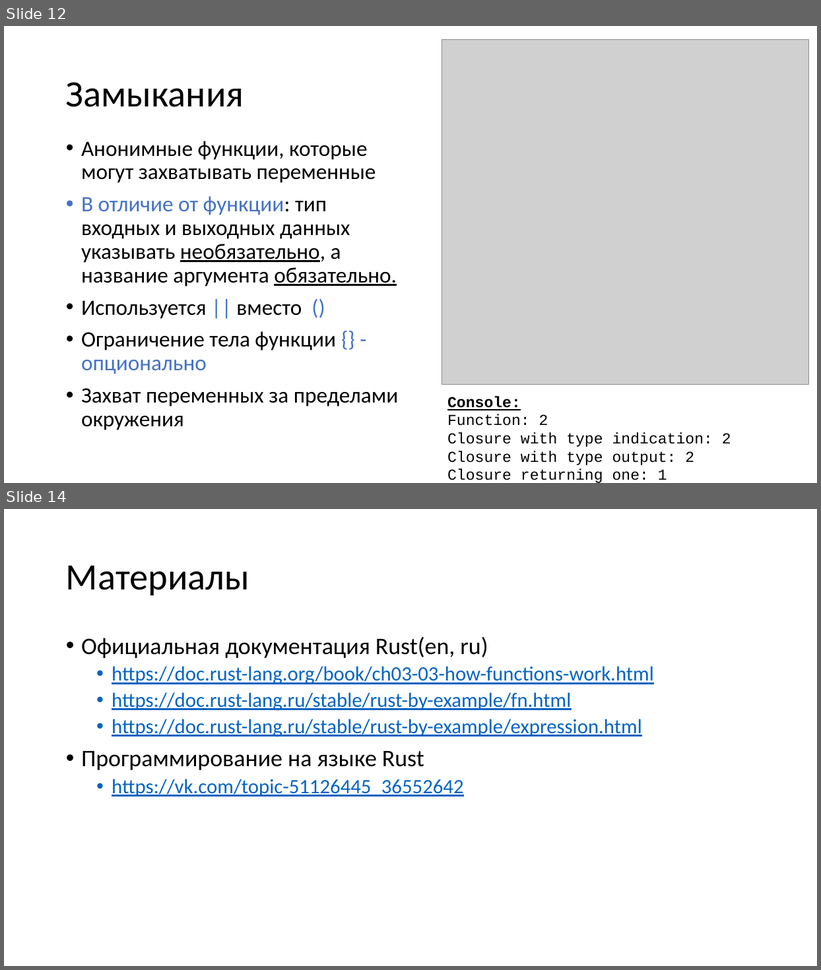
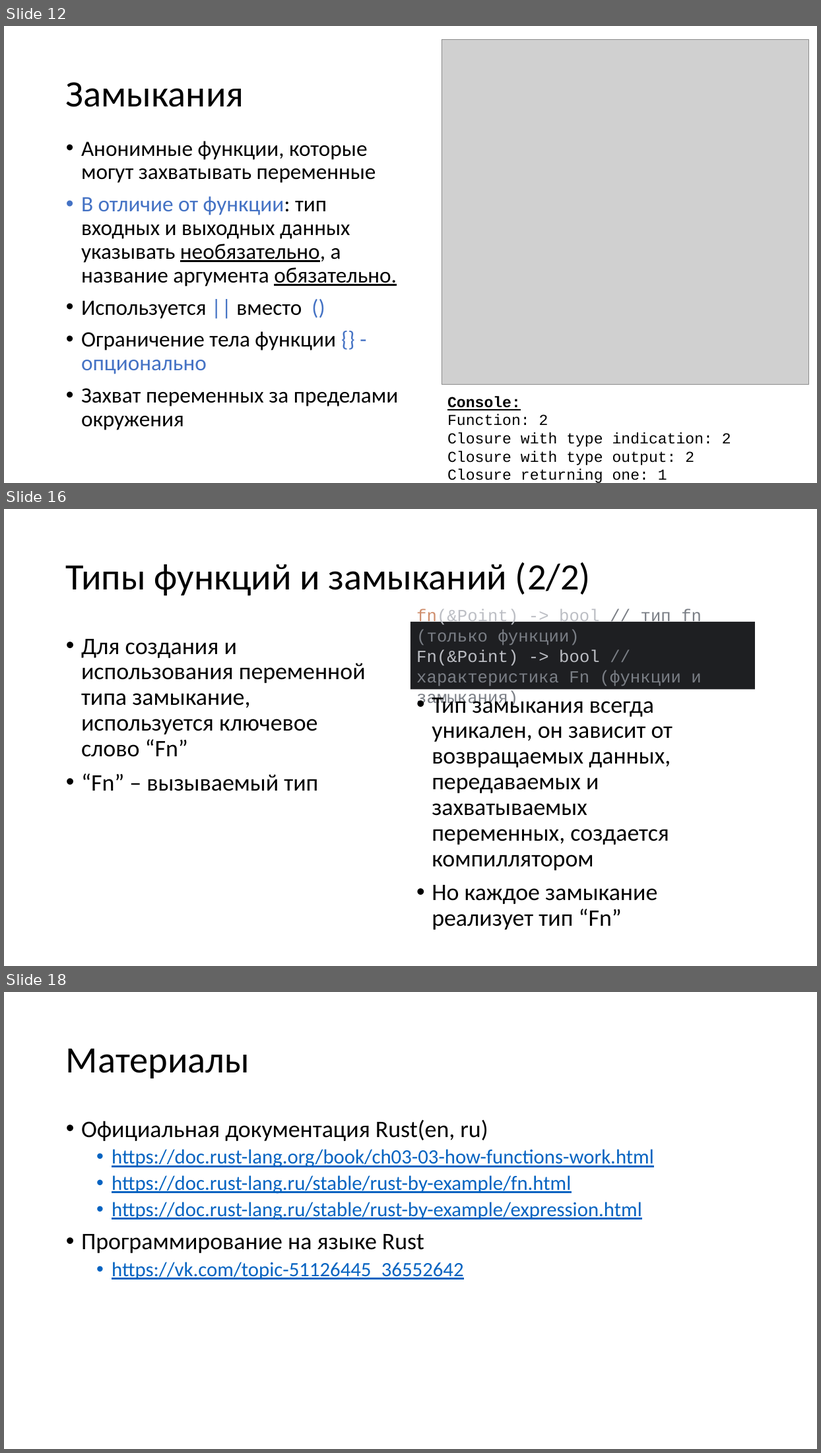
Before and after one commit to Katalien/New-programming-languages, a slide deck: reports/functions/functions.pptx. Shown one above the other, each under a label of ours: slides 12 and 14 before the commit, slides 12, 16 and 18 after it; the slides between them are not shown. The pictures are 821x970 and 821x1453 pixels, drawn with LibreOffice and Linux fonts; fonts in the diff are those of the drawing; grey boxes stand for pictures. Boxes give left, top, right and bottom in pixels: in the first picture for what was removed or moved away, otherwise in the second. Text is boxed around its words. In the diff, an @@ line names an element or a change of style, - is before the commit and + after.

```diff
--- a/reports/functions/functions.pptx
+++ b/reports/functions/functions.pptx
@@ slide 16 added at bbox=[4, 509, 817, 966], background #FFFFFF @@
@@ title added at bbox=[66, 562, 591, 596], 44 pt, text #000000 @@
+Типы функций и замыканий (2/2)
@@ rectangle added at bbox=[411, 622, 756, 690], fill #1E1F22, 20 pt, text #7A7E85 @@
+fn(&Point) -> bool // тип fn (только функции)
+Fn(&Point) -> bool // характеристика Fn (функции и замыкания)
@@ text added at bbox=[81, 639, 366, 791], 28 pt, text #000000 @@
+• Для создания и использования переменной типа замыкание, используется ключевое слово “Fn”
+• “Fn” – вызываемый тип
@@ text added at bbox=[432, 693, 673, 930], 28 pt, text #000000 @@
+• Тип замыкания всегда уникален, он зависит от возвращаемых данных, передаваемых и захватываемых переменных, создается компиллятором
+• Но каждое замыкание реализует тип “Fn”
@@ what was slide 14 is now slide 18 @@
```
Also in this commit, not shown: 4 other slides added, 1 slide removed, 1 other file.
